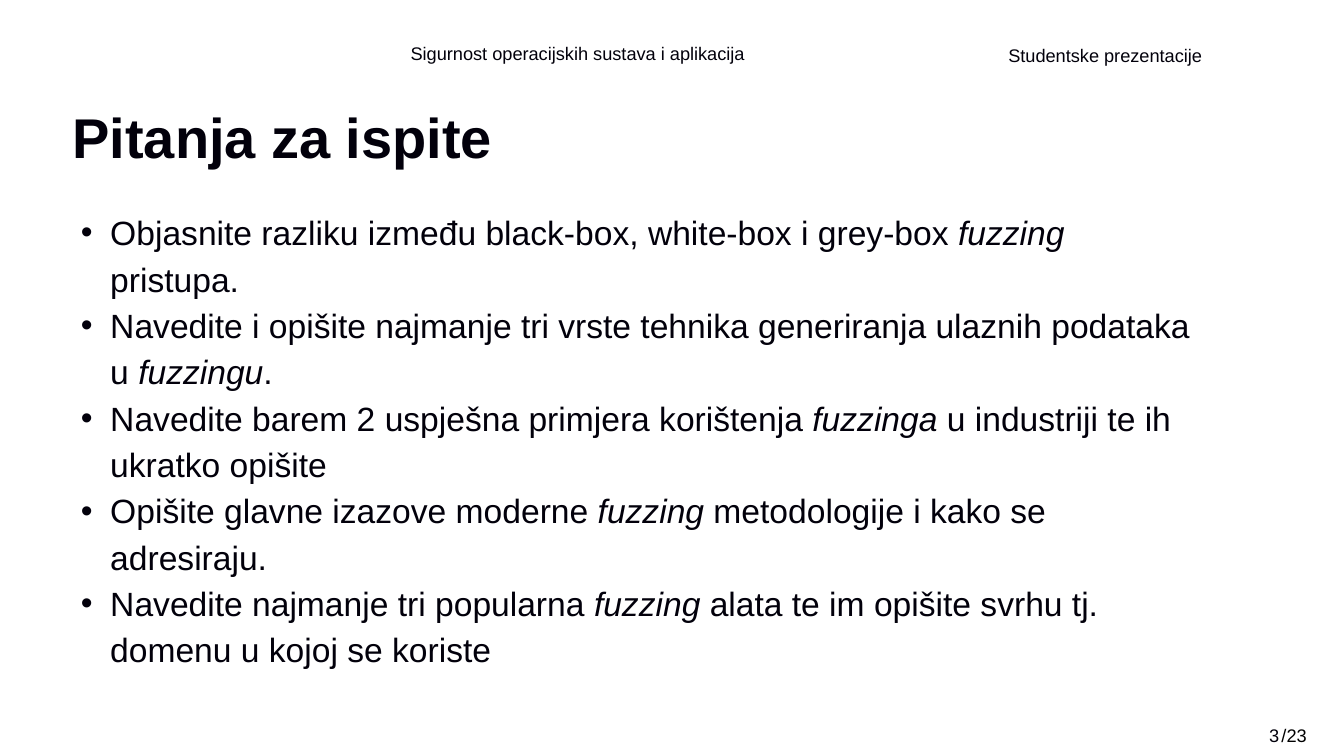
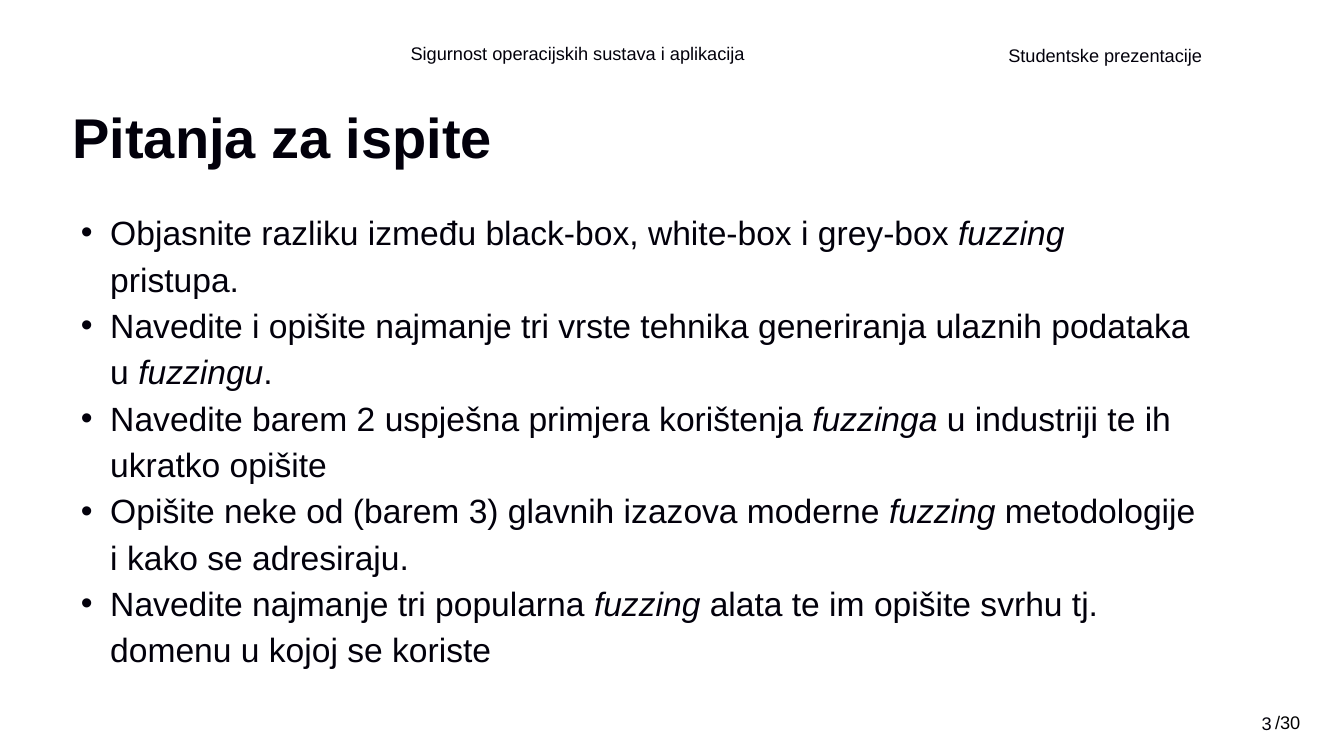
Before and after one commit to Gl1tc6/FER_diplomski, a slide deck: slide 3 of 2semestar/SOSA/SOSA Studentske prezentacije - DAK_Fuzzing.pptx. Drawn at 1344x756 pixels with LibreOffice and Linux fonts; fonts in the diff are those of the drawing; background and template pictures are left out. Boxes give left, top, right and bottom in pixels: in the first picture for what was removed or moved away, otherwise in the second. Text is boxed around its words. In the diff, an @@ line names an element or a change of style, - is before the commit and + after.

```diff
--- a/2semestar/SOSA/SOSA Studentske prezentacije - DAK_Fuzzing.pptx
+++ b/2semestar/SOSA/SOSA Studentske prezentacije - DAK_Fuzzing.pptx
@@ text at (x1=110, y1=498, x2=1196, y2=577): text changed @@
-• Opišite glavne izazove moderne fuzzing metodologije i kako se adresiraju.
+• Opišite neke od (barem 3) glavnih izazova moderne fuzzing metodologije i kako se adresiraju.
@@ page number moved from (x1=1269, y1=729, x2=1279, y2=742) to (x1=1262, y1=717, x2=1272, y2=730) @@
@@ text at (x1=1275, y1=715, x2=1300, y2=730): text changed @@
-/23
+/30
```
Also in this commit, not shown: 26 other slides changed, 47 other files.
